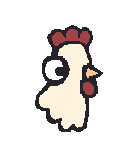
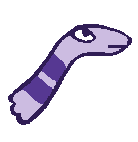
Comparing the layer stacks of the two (138, 142) images. Changes:
added layer "Layer 6" above "Layer 5" over [left=8, top=24, right=132, bottom=125]
hid "Layer 5" over [left=35, top=25, right=103, bottom=132]
